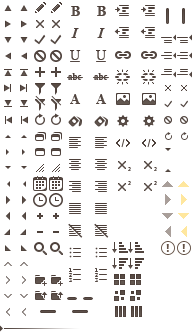
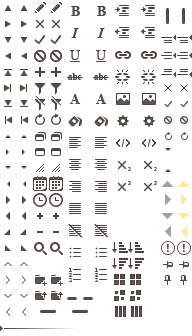
Layered file, before and after one edit (192x336). Changes by layer:
added layer "unpin hover" in group "window" over 180, 275, 187, 285
added layer "unpin" in group "window" over 164, 275, 171, 285
added layer "pin hover" in group "window" over 179, 261, 189, 268
added layer "pin" in group "window" over 163, 261, 173, 268
